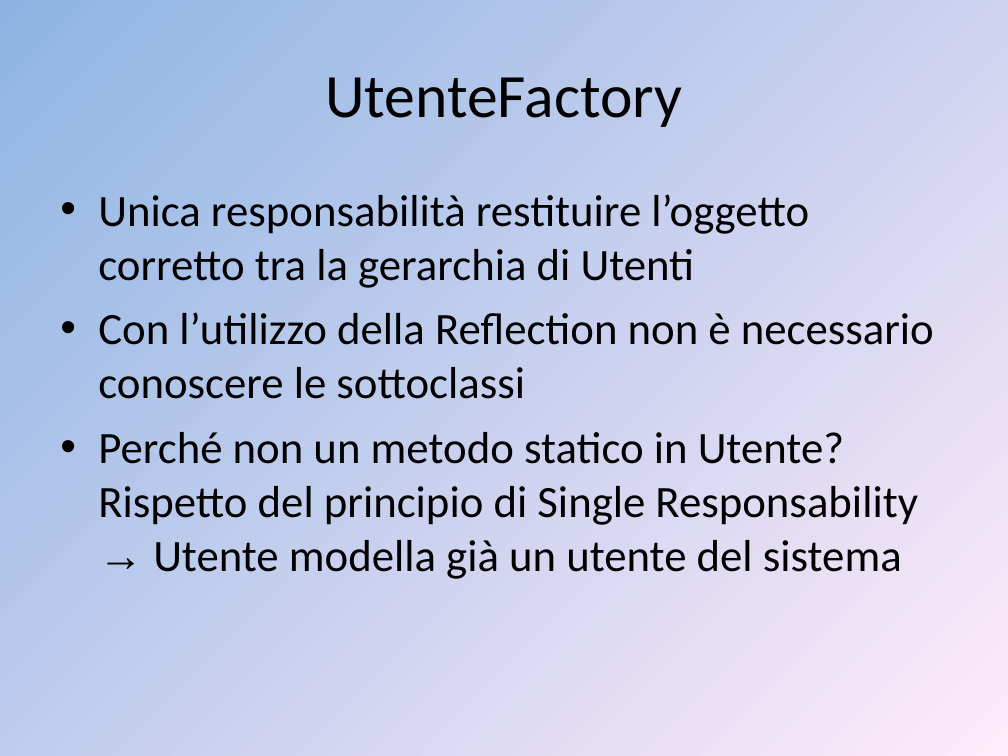
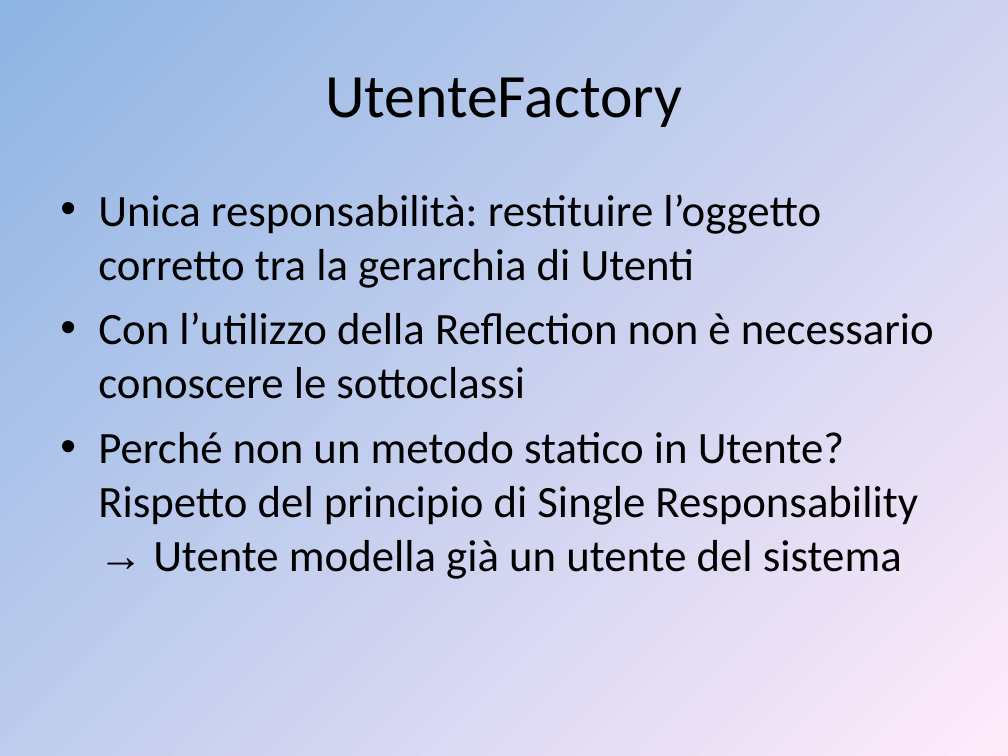
Before and after one commit to liannario/ingsoftbo, a slide deck: slide 42 of ViaggiateSicuri.ppt. Drawn at 1008x756 pixels with LibreOffice and Linux fonts; fonts in the diff are those of the drawing. Boxes give left, top, right and bottom in pixels: in the first picture for what was removed or moved away, otherwise in the second. Text is boxed around its words. In the diff, an @@ line names an element or a change of style, - is before the commit and + after.

```diff
--- a/ViaggiateSicuri.ppt
+++ b/ViaggiateSicuri.ppt
@@ text at (98,194,821,288): text changed @@
-• Unica responsabilità restituire l’oggetto corretto tra la gerarchia di Utenti
+• Unica responsabilità: restituire l’oggetto corretto tra la gerarchia di Utenti
```
